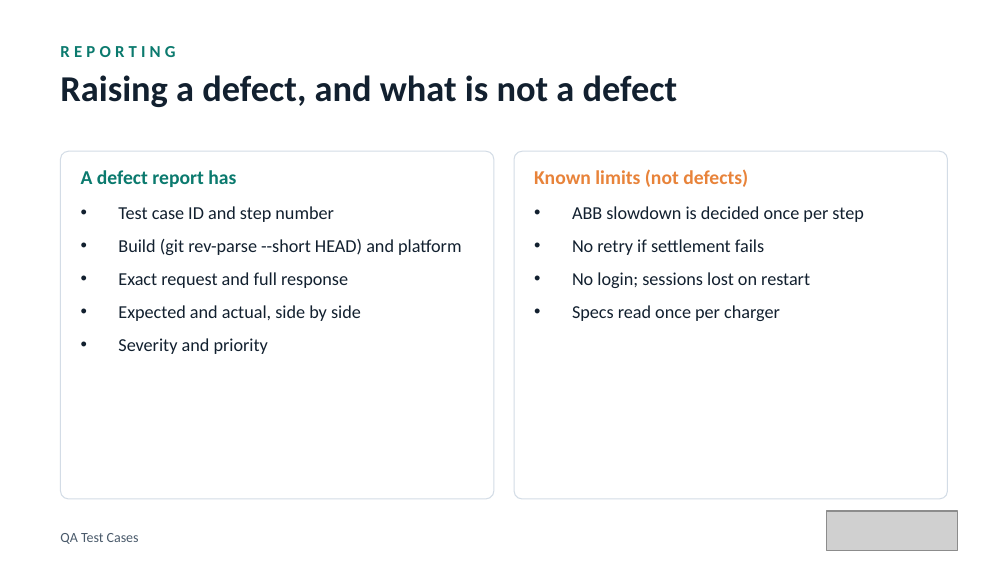
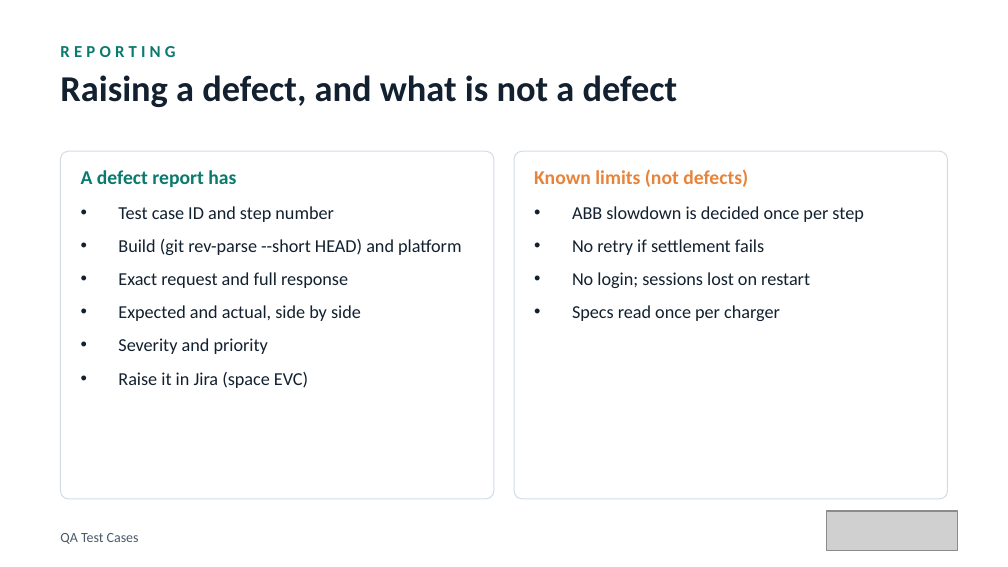
Before and after one commit to elitesoftwareqa/ev-charger, a slide deck: slide 20 of docs/presentation/EV-Charger-QA-Test-Cases.pptx (slide 18 before the commit). Drawn at 1008x567 pixels with LibreOffice and Linux fonts; fonts in the diff are those of the drawing; grey boxes stand for pictures. Boxes give left, top, right and bottom in pixels: in the first picture for what was removed or moved away, otherwise in the second. Text is boxed around its words. In the diff, an @@ line names an element or a change of style, - is before the commit and + after.

Commit message:
Update docs for Jira, test run results and bug tracking; add filters command for the dashboard

```diff
--- a/docs/presentation/EV-Charger-QA-Test-Cases.pptx
+++ b/docs/presentation/EV-Charger-QA-Test-Cases.pptx
@@ text at bbox=[118, 372, 308, 388]: paragraph added @@
+• Raise it in Jira (space EVC)
```
Also in this commit, not shown: 2 slides added, 7 other files.
